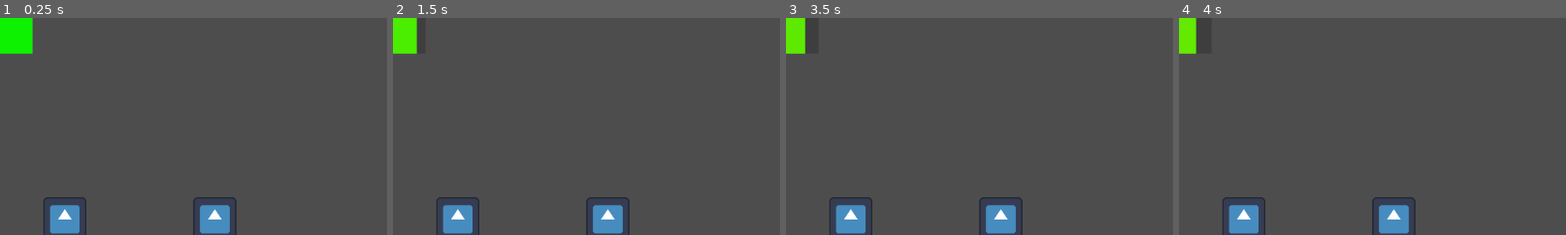
Above: before the commit, frames 1-4 (left to right).
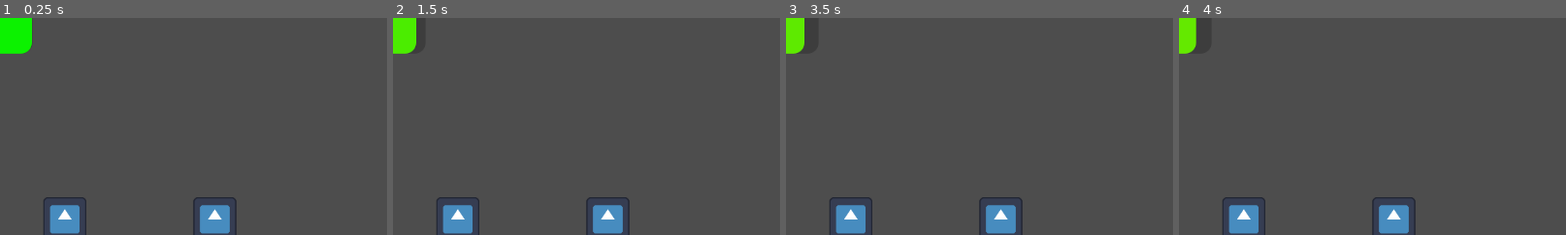
Above: after the commit, the same moments.

Repository: WholeYear12GameDesign/GrandmaGame
Game: Godot game, scene res://Scenes/main.tscn
Two runs of this game, one before a commit and one after it. Both use one fixed random seed, a clock stepped at 60 frames per second and the inputs below. The engine's default icon, where the game draws it, is replaced by a stand-in: a white triangle on a blue panel in a dark square.
Inputs:
- Up to frame 1 (0.25 s): no input
- Up to frame 2 (1.5 s): tap Enter at 0.5 s; hold Space (jetpack) 0.53-1.28 s; hold D (right) from 0.53 s (still down); tap W (jump) at 0.77 s; tap Space (jetpack) at 1.35 s
- Up to frame 3 (3.5 s): tap W (jump) at 1.52, 3.02 s; tap Space (jetpack) at 2, 2.85 s; release D (right) at 2.03 s; hold A (left) 2.03-2.78 s; hold Space (jetpack) 2.03-2.78 s; tap Enter at 2.75 s; hold D (right) from 2.78 s (still down)
- Up to frame 4 (4 s): keep holding D (right); tap Space (jetpack) at 3.5 s; hold Space (jetpack) from 3.53 s (still down); tap W (jump) at 3.77 s
The pictures show only the part of the screen within x 18-68%, y 0-50%; the shares and areas given below are measured in that part.

The runs differ from the first frame. In frame 1, less than 0.1% of the frame differs, in the area x 5-9%, y 0-17%; in frame 2, less than 0.1%; in frame 3, less than 0.1%; in frame 4, less than 0.1%.

Commit message:
Used better node for the o2 bar

Diff:
--- a/GrandmaBasement/Player/o2 bar/o2 bar.gd
+++ b/GrandmaBasement/Player/o2 bar/o2 bar.gd
@@ -1,4 +1,4 @@
-extends TextureProgressBar
+extends ProgressBar
 
 const grad : Gradient = preload("res://Player/o2 bar/o2 gradient colour.tres")
 
--- a/GrandmaBasement/Player/player.tscn
+++ b/GrandmaBasement/Player/player.tscn
@@ -13,19 +13,13 @@
 [sub_resource type="RectangleShape2D" id="RectangleShape2D_c6afm"]
 size = Vector2(128, 128)
 
-[sub_resource type="Gradient" id="Gradient_8tnot"]
-interpolation_mode = 1
-offsets = PackedFloat32Array(0.356322)
-colors = PackedColorArray(0, 0, 0, 0.184314)
+[sub_resource type="StyleBoxFlat" id="StyleBoxFlat_jboak"]
+bg_color = Color(0, 0, 0, 0.207843)
+corner_radius_bottom_right = 16
 
-[sub_resource type="GradientTexture1D" id="GradientTexture1D_04ymt"]
-gradient = SubResource("Gradient_8tnot")
-
-[sub_resource type="Gradient" id="Gradient_vc0u5"]
-colors = PackedColorArray(1, 1, 1, 1, 1, 1, 1, 1)
-
-[sub_resource type="GradientTexture1D" id="GradientTexture1D_ghyrw"]
-gradient = SubResource("Gradient_vc0u5")
+[sub_resource type="StyleBoxFlat" id="StyleBoxFlat_g8af7"]
+bg_color = Color(1, 1, 1, 1)
+corner_radius_bottom_right = 16
 
 [node name="Player" type="CharacterBody2D"]
 script = ExtResource("1_u67x1")
@@ -64,15 +58,15 @@
 offset_right = 40.0
 offset_bottom = 40.0
 
-[node name="TextureProgressBar" type="TextureProgressBar" parent="CanvasLayer/Control"]
+[node name="ProgressBar" type="ProgressBar" parent="CanvasLayer/Control"]
 self_modulate = Color(0.0156863, 0.94902, 0, 1)
 layout_mode = 0
 offset_right = 256.0
 offset_bottom = 53.0
-value = 68.0
-nine_patch_stretch = true
-texture_under = SubResource("GradientTexture1D_04ymt")
-texture_progress = SubResource("GradientTexture1D_ghyrw")
+theme_override_styles/background = SubResource("StyleBoxFlat_jboak")
+theme_override_styles/fill = SubResource("StyleBoxFlat_g8af7")
+value = 50.0
+show_percentage = false
 script = ExtResource("9_tsq00")
 
 [node name="RichTextLabel" type="RichTextLabel" parent="CanvasLayer/Control"]
@@ -82,7 +76,7 @@
 theme_override_font_sizes/normal_font_size = 32
 theme_override_font_sizes/bold_font_size = 32
 bbcode_enabled = true
-text = "[shake rate=20.0 level=5][center][b]Oxygen[/b][/center][/shake]"
+text = "[center][b]Oxygen[/b][/center]"
 scroll_active = false
 shortcut_keys_enabled = false
 text_direction = 1
Not shown: 1 places in GrandmaBasement/Player/player.tscn that only renumber resources
